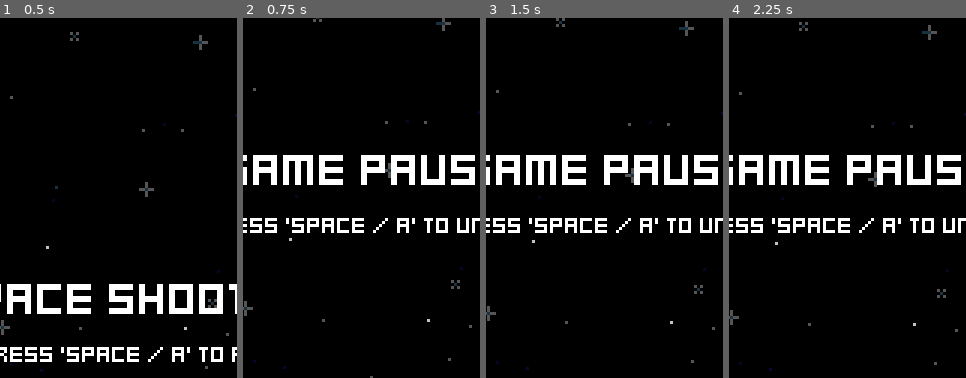
Above: before the commit, frames 1-4 (left to right).
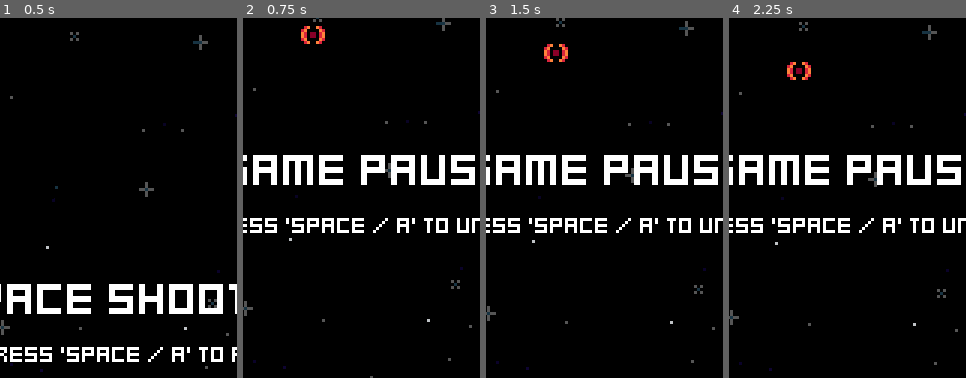
Above: after the commit, the same moments.

Repository: jacristi/godot-space-shooter
Game: Godot game, scene res://ui/menu.tscn
The game is run twice, just before and just after one commit, with the same random seed, the same clock (stepped at 60 frames per second) and the same inputs.
Inputs:
- Up to frame 1 (0.5 s): no input
- Up to frame 2 (0.75 s): tap Space (fire) at 0.5, 0.6 s; hold D (move_right) from 0.53 s (still down)
- Up to frame 3 (1.5 s): tap Space (fire) at 1.25, 1.35 s; release D (move_right) at 1.28 s; hold S (move_down) from 1.28 s (still down)
- Up to frame 4 (2.25 s): tap Space (fire) at 2, 2.1 s; release S (move_down) at 2.03 s; hold D (move_right) from 2.03 s (still down)
The pictures show only the part of the screen within x 22-72%, y 8-58%; the shares and areas given below are measured in that part.

Frame 1 is identical in both runs. In frame 2, 0.3% of the frame differs, in the area x 24-35%, y 2-8%; in frame 3, 0.3%; in frame 4, 0.3%.

Commit message:
feat: updates sound effects

Diff:
--- a/enemies/homing_enemy.gd
+++ b/enemies/homing_enemy.gd
@@ -5,6 +5,7 @@
 @onready var spawn_state: TimedStateComponent = $States/SpawnState
 @onready var line_up_state: StateComponent = $States/LineUpState
 @onready var fly_down_state: StateComponent = $States/FlyDownState
+@onready var dive_audio: VariablePitchAudioStreamPlayer = $DiveAudio
 
 
 func _ready() -> void:
@@ -14,6 +15,11 @@
         state.disable()
 
     spawn_state.state_finished.connect(line_up_state.enable)
-    line_up_state.state_finished.connect(fly_down_state.enable)
+    line_up_state.state_finished.connect(start_fly_down_state)
 
     spawn_state.enable()
+
+
+func start_fly_down_state() -> void:
+    fly_down_state.enable()
+    dive_audio.play()
--- a/enemies/homing_enemy.tscn
+++ b/enemies/homing_enemy.tscn
@@ -7,6 +7,8 @@
 [ext_resource type="Script" path="res://components/move_component.gd" id="3_g8m3b"]
 [ext_resource type="Script" path="res://components/state_component.gd" id="4_dhqfv"]
 [ext_resource type="Script" path="res://components/lerp_component.gd" id="6_iwese"]
+[ext_resource type="AudioStream" uid="uid://cgjtfcaay7ile" path="res://sfx/enemy_dive_1.wav" id="8_7337a"]
+[ext_resource type="Script" path="res://components/variable_pitch_audio_stream_player.gd" id="9_tefdw"]
 
 [sub_resource type="AtlasTexture" id="AtlasTexture_2b8o3"]
 atlas = ExtResource("2_168m2")
@@ -102,3 +104,9 @@
 [node name="CollisionShape2D" type="CollisionShape2D" parent="HitboxComponent" index="0"]
 position = Vector2(0, 0.5)
 shape = SubResource("RectangleShape2D_5win5")
+
+[node name="DiveAudio" type="AudioStreamPlayer" parent="." index="15"]
+stream = ExtResource("8_7337a")
+bus = &"SFX"
+script = ExtResource("9_tefdw")
+pitch_min = 0.8
--- a/enemies/tie_enemy.gd
+++ b/enemies/tie_enemy.gd
@@ -7,6 +7,7 @@
 @onready var move_up_component: TimedStateComponent = %MoveUpComponent
 @onready var projectile_spawner: SpawnerComponent = $ProjectileSpawner
 @onready var cooldown_timer: Timer = $ProjectileSpawner/Timer
+@onready var shoot_audio: VariablePitchAudioStreamPlayer = $ShootAudio
 
 var can_shoot := false
 
@@ -40,5 +41,6 @@
     if not can_shoot:
         return
 
+    shoot_audio.play()
     projectile_spawner.spawn()
     scale_component.tween_scale()
--- a/enemies/tie_enemy.tscn
+++ b/enemies/tie_enemy.tscn
@@ -8,6 +8,8 @@
 [ext_resource type="Script" path="res://components/position_clamp_component.gd" id="6_ffrgb"]
 [ext_resource type="Texture2D" uid="uid://cclwvwpiwq4o6" path="res://assets/spr_tie_enemy.png" id="7_e1yst"]
 [ext_resource type="Script" path="res://components/spawner_component.gd" id="8_gvpe3"]
+[ext_resource type="AudioStream" uid="uid://bqsdvao6k7grs" path="res://sfx/enemy_fire_sound_3.wav" id="8_r6o3r"]
+[ext_resource type="Script" path="res://components/variable_pitch_audio_stream_player.gd" id="9_focnn"]
 [ext_resource type="PackedScene" uid="uid://cci186l67o0gy" path="res://projectiles/tie_projectile.tscn" id="9_qh6ey"]
 
 [sub_resource type="AtlasTexture" id="AtlasTexture_75qxb"]
@@ -98,7 +100,14 @@
 [node name="ScoreComponent" parent="." index="13"]
 adjust_amount = 20
 
-[node name="ProjectileSpawner" type="Node2D" parent="." index="15"]
+[node name="ShootAudio" type="AudioStreamPlayer" parent="." index="15"]
+stream = ExtResource("8_r6o3r")
+volume_db = -10.0
+bus = &"SFX"
+script = ExtResource("9_focnn")
+pitch_min = 0.8
+
+[node name="ProjectileSpawner" type="Node2D" parent="." index="16"]
 script = ExtResource("8_gvpe3")
 scene = ExtResource("9_qh6ey")
 
--- a/scenes/game.tscn
+++ b/scenes/game.tscn
@@ -8,6 +8,7 @@
 [ext_resource type="PackedScene" uid="uid://di2ph76flv6jj" path="res://pickups/pickup_generator.tscn" id="5_824rs"]
 [ext_resource type="LabelSettings" uid="uid://cjof1qwn8asa1" path="res://fonts/default_label_settings.tres" id="5_tlyl2"]
 [ext_resource type="PackedScene" uid="uid://3etvr5r3lq15" path="res://ui/pause_menu.tscn" id="7_of8lj"]
+[ext_resource type="PackedScene" uid="uid://dnnjaxt5cgbw4" path="res://enemies/tie_enemy.tscn" id="9_tvwd7"]
 
 [node name="Game" type="Node2D"]
 script = ExtResource("1_1juuu")
@@ -35,3 +36,6 @@
 offset_top = 77.0
 offset_right = 81.0
 offset_bottom = 77.0
+
+[node name="TieEnemy" parent="." instance=ExtResource("9_tvwd7")]
+position = Vector2(58, 21)
--- a/scenes/player/player_flank.gd
+++ b/scenes/player/player_flank.gd
@@ -9,6 +9,7 @@
 @onready var scale_component: ScaleComponent = $ScaleComponent
 @onready var shoot_audio_player: VariablePitchAudioStreamPlayer = $ShootAudioStreamPlayer
 @onready var lerp_component: LerpComponent = $LerpComponent
+@onready var pickup_audio: VariablePitchAudioStreamPlayer = $PickupAudio
 
 var player
 var is_flank_left_1 := false
@@ -55,6 +56,7 @@
     player.fire_rate_timer.timeout.connect(fire_projectiles)
     lerp_component.offset_y = lerp_offset_y
     spawn_flank_pos()
+    pickup_audio.play()
 
 
 func fire_projectiles():
--- a/scenes/player/player_flank.tscn
+++ b/scenes/player/player_flank.tscn
@@ -13,6 +13,7 @@
 [ext_resource type="AudioStream" uid="uid://brofr43frbllx" path="res://sfx/shoot_sound_1.wav" id="9_hl7w2"]
 [ext_resource type="Script" path="res://components/variable_pitch_audio_stream_player.gd" id="10_s1my3"]
 [ext_resource type="Script" path="res://components/lerp_component.gd" id="11_xiauc"]
+[ext_resource type="AudioStream" uid="uid://b8sdh013lyo0k" path="res://sfx/flank_pickup_1.wav" id="14_y6ghq"]
 
 [sub_resource type="AtlasTexture" id="AtlasTexture_30jot"]
 atlas = ExtResource("1_c61x5")
@@ -107,3 +108,7 @@
 lerp_amount = 25.0
 actor = NodePath("..")
 lerp_y = true
+
+[node name="PickupAudio" type="AudioStreamPlayer" parent="."]
+stream = ExtResource("14_y6ghq")
+script = ExtResource("10_s1my3")
Not shown: 1 places in enemies/homing_enemy.tscn that only renumber resources
Not shown: 1 places in enemies/tie_enemy.tscn that only renumber resources
Not shown: 1 places in scenes/game.tscn that only renumber resources
Not shown: 1 places in scenes/player/player_flank.tscn that only renumber resources
Not shown, added: sfx/enemy_dive_1.wav.import
Not shown, added: sfx/enemy_fire_sound_3.wav.import
Not shown, added: sfx/flank_hit_1.wav.import
Not shown, added: sfx/flank_pickup_1.wav.import
Not shown, added: sfx/enemy_dive_1.wav
Not shown, added: sfx/enemy_fire_sound_3.wav
Not shown, added: sfx/flank_hit_1.wav
Not shown, added: sfx/flank_pickup_1.wav
